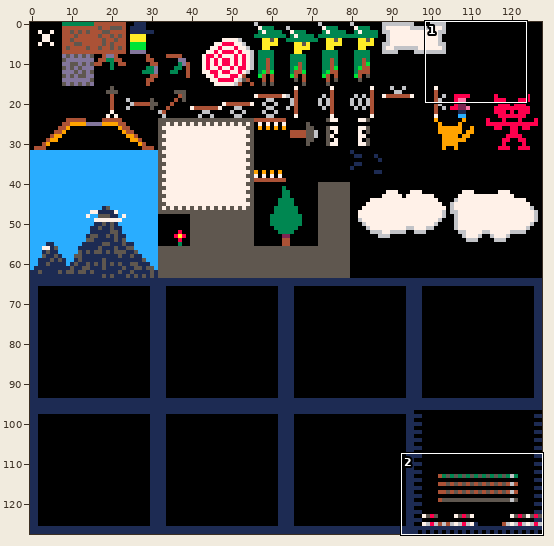
Edited in one commit: pixel-art file (marksman-p/sprites.aseprite). Above: a wide view before the commit, with the close-up outlined.
Close-up. The starting point:
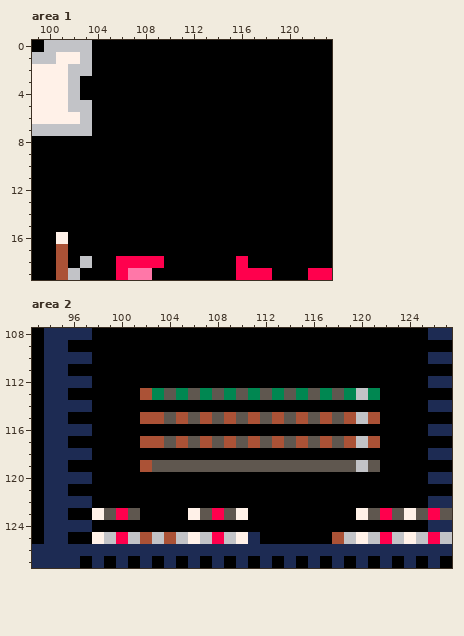
128x128 pixels, 1 frame. Shown: area 1: x 99..123, y 0..19; area 2: x 93..127, y 108..127. The commit also changed other parts of the picture, which this record leaves out.
New version:
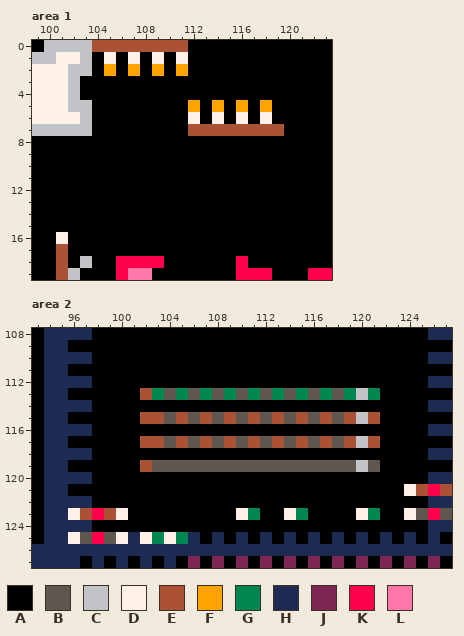
Palette (. is transparent): A #000000  B #5f574f  C #c2c3c7  D #fff1e8  E #ab5236  F #ffa300  G #008751  H #1d2b53  J #7e2553  K #ff004d  L #ff77a8
What changed:
layer "32C" now shown
Area 1, layer "Layer 1":
Colour D replaces colour A in row 1 at x 105, 107, 109 and 111; in row 6 at x 112, 114, 116 and 118.
Colour E replaces colour A in row 0 at x 104 to 111; in row 7 at x 112 to 119.
Colour F replaces colour A in row 2 at x 105, 107, 109 and 111; in row 5 at x 112, 114, 116 and 118.
Area 2, layer "Layer 1":
Colour A replaces colour B in row 123 at x 101, 107, 109 and 123.
Colour A replaces colour C in row 125 at x 107, 109, 119, 121, 123, 125 and 127.
Colour A replaces colour D in row 123 at x 106.
Colour A replaces colour H in row 125 at x 111.
Colour A replaces colour K in row 123 at x 108 and 122.
Colour B replaces colour A in row 125 at x 97.
Colour B replaces colour C in row 125 at x 99.
Colour D replaces colour A in row 121 at x 124; in row 123 at x 96 and 114; in row 125 at x 96.
Colour D replaces colour E in row 125 at x 102 and 104.
Colour D replaces colour K in row 123 at x 100; in row 125 at x 100.
Colour E replaces colour A in row 121 at x 125 and 127; in row 123 at x 97.
Colour E replaces colour B in row 123 at x 99.
Colour G replaces colour A in row 123 at x 111 and 115.
Colour G replaces colour B in row 123 at x 121.
Colour G replaces colour C in row 125 at x 103 and 105.
Colour H replaces colour A in row 125 at x 112, 114 and 116.
Colour H replaces colour C in row 125 at x 101.
Colour H replaces colour D in row 125 at x 106, 110, 120 and 124.
Colour H replaces colour E in row 125 at x 118.
Colour H replaces colour K in row 125 at x 108, 122 and 126.
Colour J replaces colour H in row 127 at x 106, 108, 110, 112, 114, 116, 118, 120, 122, 124 and 126.
Colour K replaces colour A in row 121 at x 126.
Colour K replaces colour D in row 123 at x 98; in row 125 at x 98.
